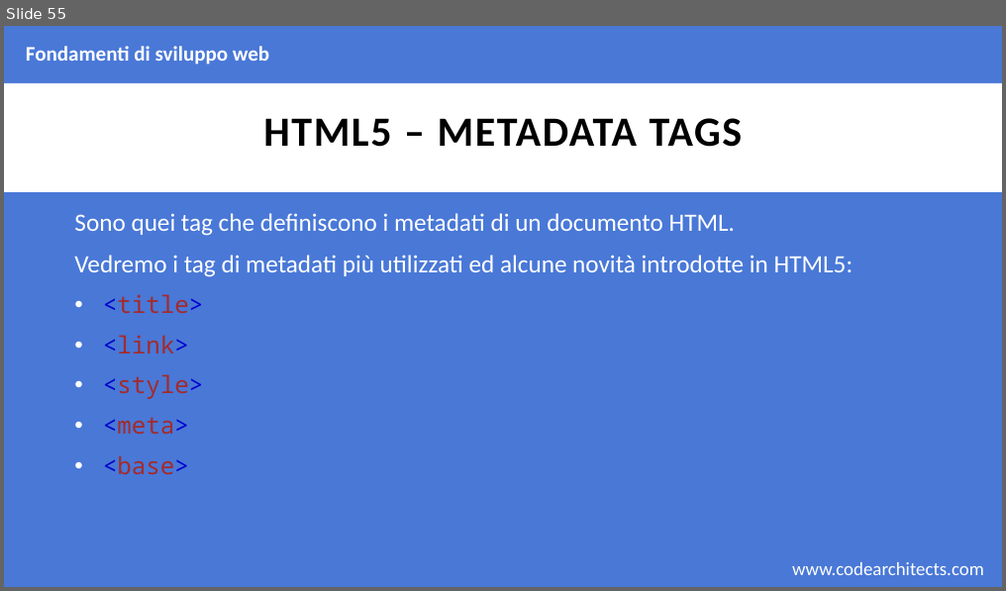
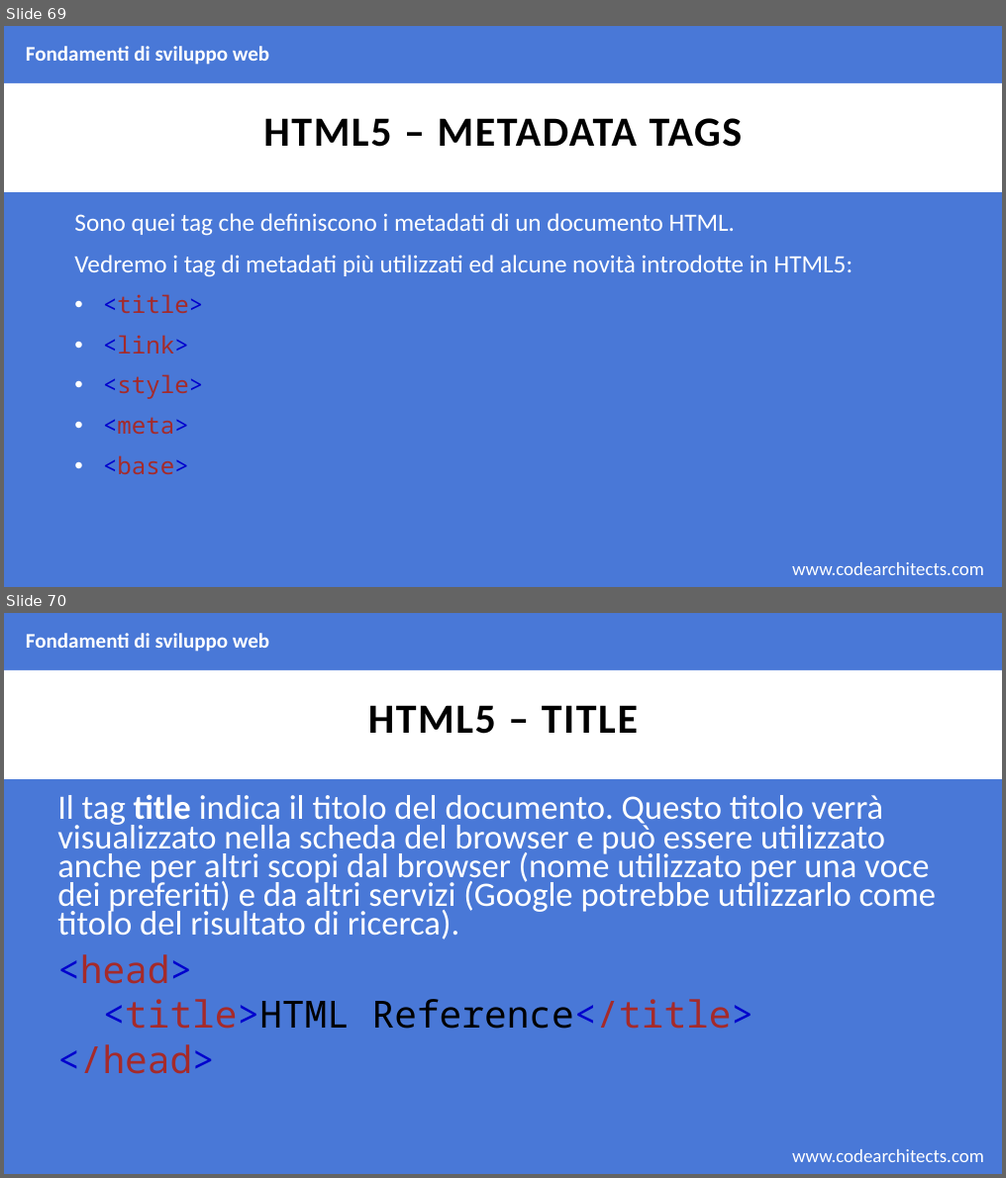
Before and after one commit to CodeArchitectsTraining/fondamenti-sviluppo-web-29052018, a slide deck: slides/html.pptx. Shown one above the other, each under a label of ours: slide 55 before the commit, slides 69 and 70 after it. The pictures are 1006x591 and 1006x1178 pixels, drawn with LibreOffice and Linux fonts; fonts in the diff are those of the drawing; background and template pictures are left out. Boxes give left, top, right and bottom in pixels: in the first picture for what was removed or moved away, otherwise in the second. Text is boxed around its words. In the diff, an @@ line names an element or a change of style, - is before the commit and + after.

Commit message:
completed html, needs revision

```diff
--- a/slides/html.pptx
+++ b/slides/html.pptx
@@ slide 70 added at (x1=4, y1=613, x2=1002, y2=1174), background #4978D7; not listed: 2 template elements that a slide beside it also shows @@
@@ text added at (x1=26, y1=633, x2=269, y2=652), 20 pt, text #FFFFFF, bold @@
+Fondamenti di sviluppo web
@@ title added at (x1=368, y1=705, x2=638, y2=734), 40 pt, text #000000, bold @@
+HTML5 – TITLE
@@ text added at (x1=57, y1=794, x2=936, y2=940), 33 pt, text #FFFFFF @@
+Il tag title indica il titolo del documento. Questo titolo verrà visualizzato nella scheda del browser e può essere utilizzato anche per altri scopi dal browser (nome utilizzato per una voce dei preferiti) e da altri servizi (Google potrebbe utilizzarlo come titolo del risultato di ricerca).
@@ text added at (x1=57, y1=955, x2=754, y2=1074), 36 pt, text #A52A2A @@
+<head>
+<title>HTML Reference</title>
+</head>
@@ what was slide 55 is now slide 69 @@
```
Also in this commit, not shown: 1 slide changed, 18 other slides added, 1 other file.
